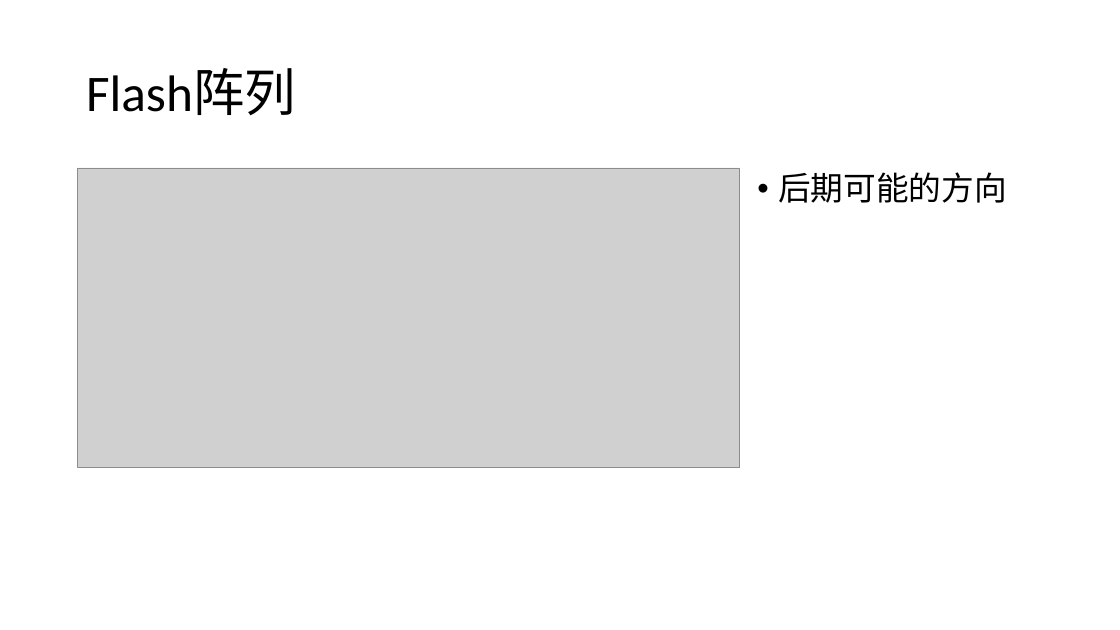
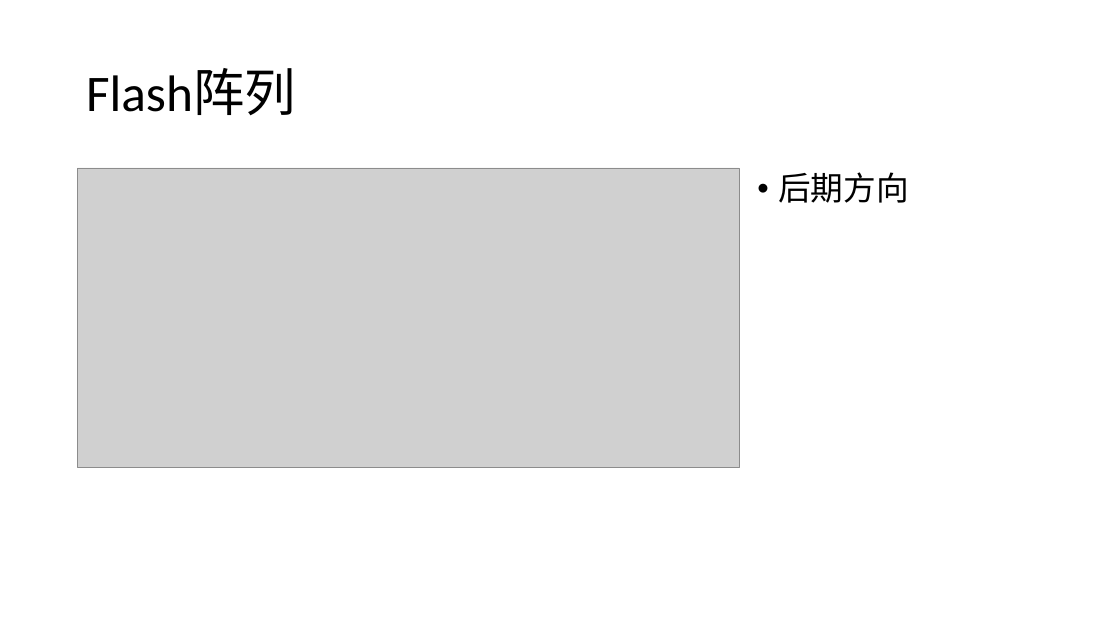
Before and after one commit to whitebkues1/ppt, a slide deck: slide 19 of xianzheng.pptx. Drawn at 1120x630 pixels with LibreOffice and Linux fonts; fonts in the diff are those of the drawing; grey boxes stand for pictures. Boxes give left, top, right and bottom in pixels: in the first picture for what was removed or moved away, otherwise in the second. Text is boxed around its words. In the diff, an @@ line names an element or a change of style, - is before the commit and + after.

```diff
--- a/xianzheng.pptx
+++ b/xianzheng.pptx
@@ text at (778,172,909,203): text changed @@
-• 后期可能的方向
+• 后期方向
```
Also in this commit, not shown: 10 other slides changed, 5 other files.
